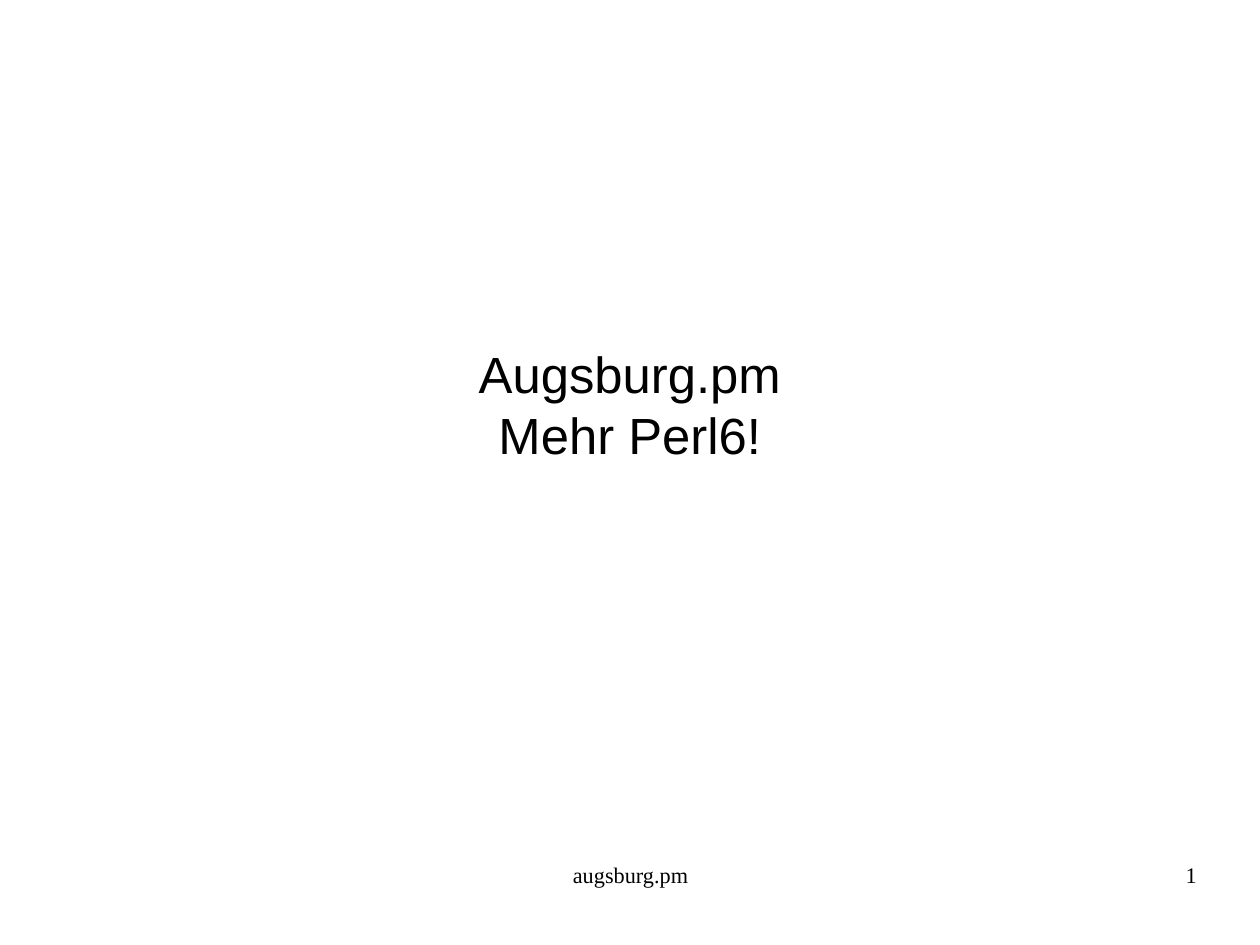
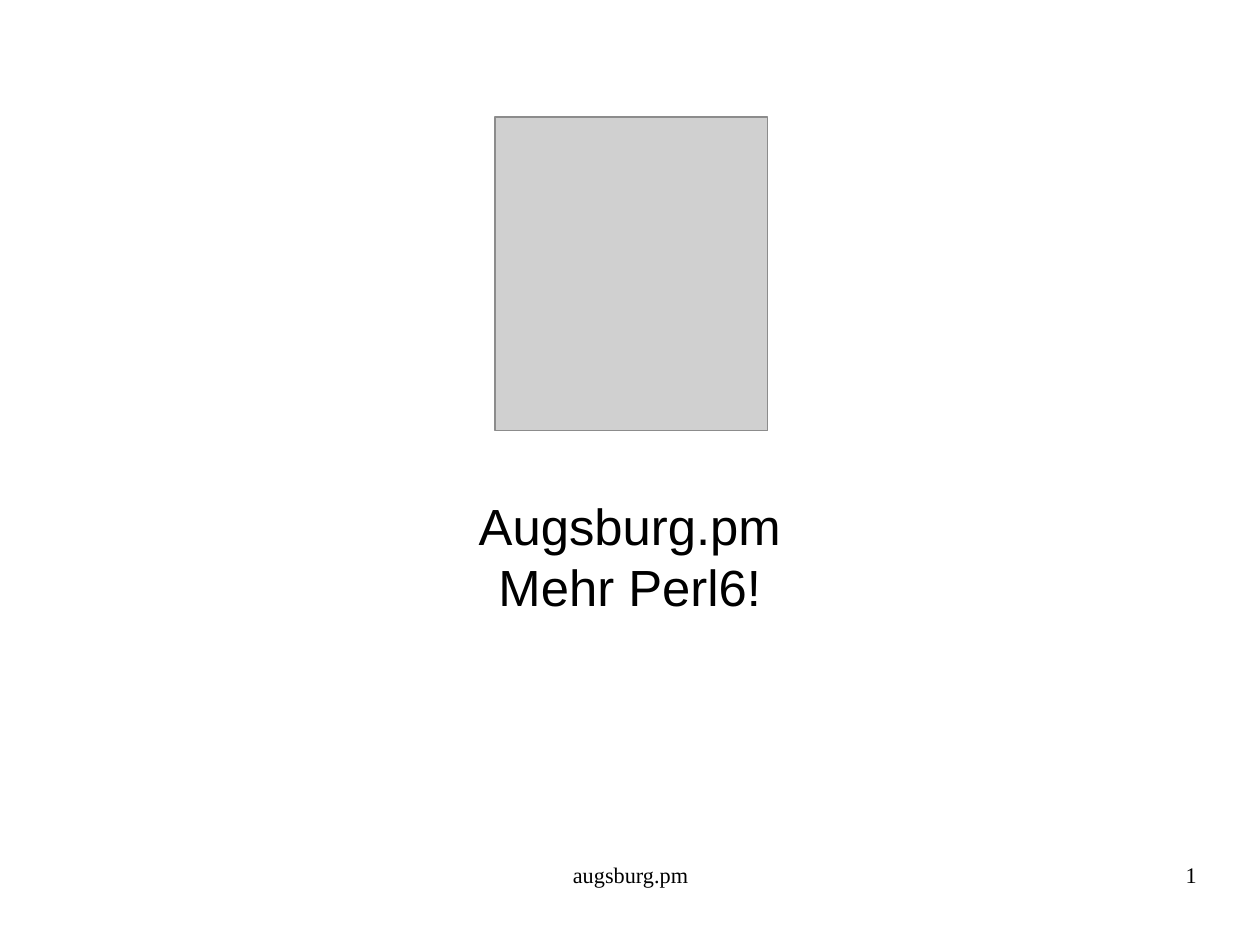
Before and after one commit to augsburgpm/augsburgpm.talk.2016.02, a slide deck: slide 1 of talk.odp. Drawn at 1260x945 pixels with LibreOffice and Linux fonts; fonts in the diff are those of the drawing; grey boxes stand for pictures. Boxes give left, top, right and bottom in pixels: in the first picture for what was removed or moved away, otherwise in the second. Text is boxed around its words. In the diff, an @@ line names an element or a change of style, - is before the commit and + after.

Commit message:
nach dem Talk

```diff
--- a/talk.odp
+++ b/talk.odp
@@ subtitle "Augsburg.pm": place and size @@
-subtitle "Augsburg.pm" at [479, 356, 781, 455]
+subtitle "Augsburg.pm" at [479, 508, 781, 607]
@@ picture added at [495, 117, 768, 431] @@
```
Also in this commit, not shown: 4 other files.
